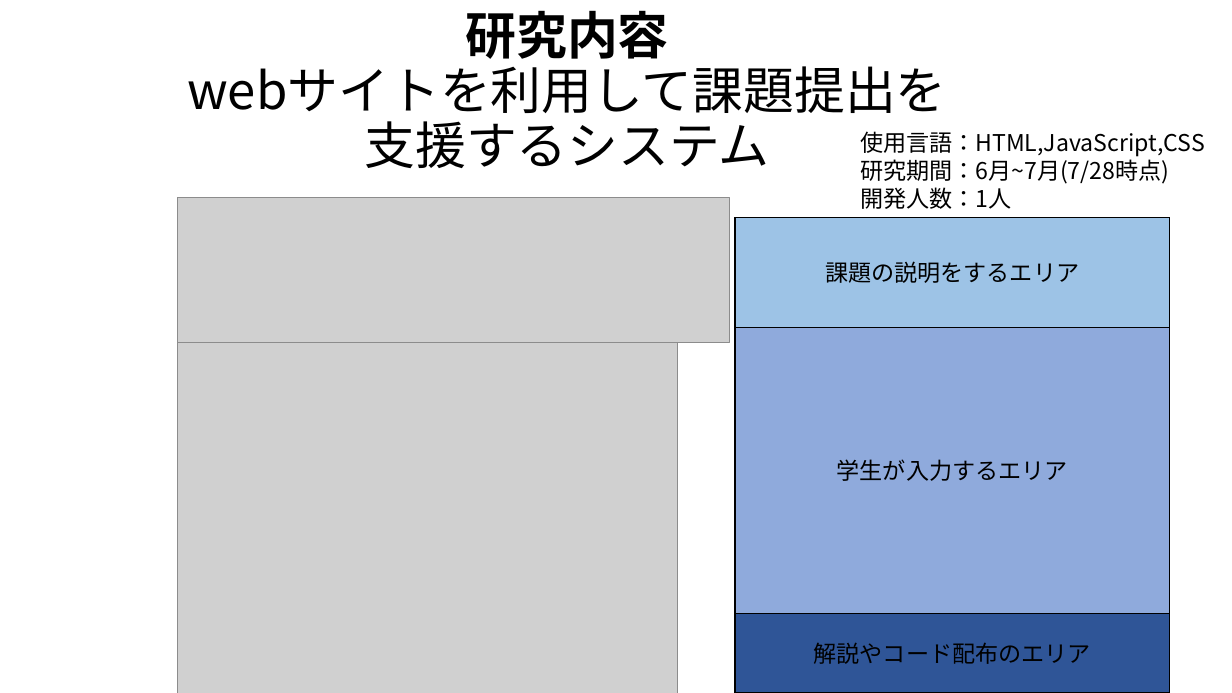
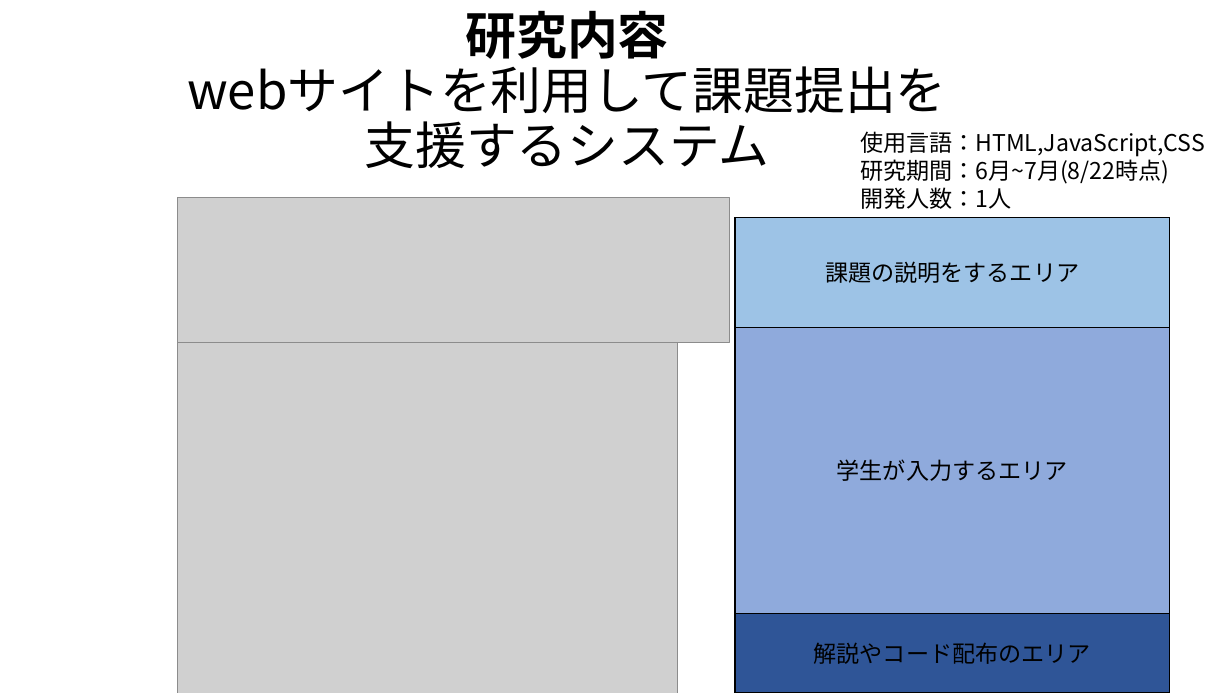
Before and after one commit to jindai203458/Lab2024, a slide deck: slide 4 of 研究資料.pptx (slide 3 before the commit). Drawn at 1232x693 pixels with LibreOffice and Linux fonts; fonts in the diff are those of the drawing; grey boxes stand for pictures. Boxes give left, top, right and bottom in pixels: in the first picture for what was removed or moved away, otherwise in the second. Text is boxed around its words. In the diff, an @@ line names an element or a change of style, - is before the commit and + after.

```diff
--- a/研究資料.pptx
+++ b/研究資料.pptx
@@ text at (x1=860, y1=156, x2=1169, y2=184): text changed @@
-研究期間：6月~7月(7/28時点)
+研究期間：6月~7月(8/22時点)
```
Also in this commit, not shown: 2 other slides changed, 1 slide added, 2 other files.
